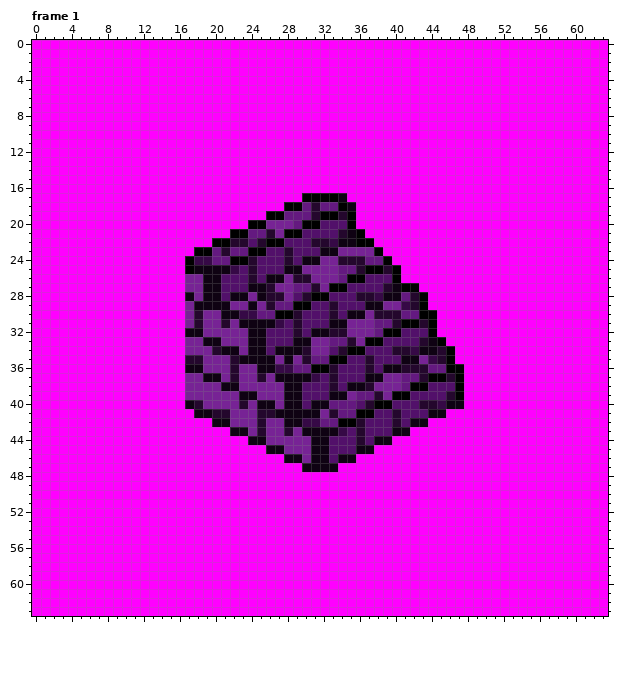
Pixel-art file -- lab07/Dungeons&Wumpus/_assets/tiles/Green/tile_ladder.ase. The picture above was drawn from the file before the commit.
64x64 pixels, 2 frames. Colours within 5 levels of each other are drawn and written as one. Shown: frame 1. The commit also changed other frames, which this record leaves out.
And afterwards:
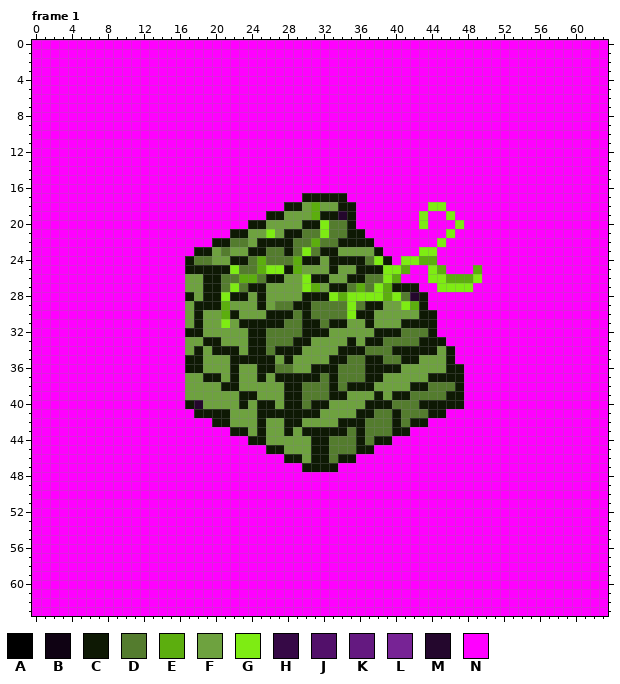
Palette (. is transparent): A #000000  B #0f0213  C #0e1904  D #547c2e  E #5cae0e  F #6ea23f  G #7eec13  H #360946  J #52106a  K #641980  L #772395  M #24072d  N #ff00ff
Changes in this commit:
--- frame 1, layer "Layer 5"
@@ x 15..51 @@
 16 NNNNNNNNNNNNNNNNNNNNNNNNNNNNNNNNNNNNN
-17 NNNNNNNNNNNNNNNAAAABNNNNNNNNNNNNNNNNN
-18 NNNNNNNNNNNNNAAKMKKABNNNNNNNNNNNNNNNN
-19 NNNNNNNNNNNAAKKKMAAMANNNNNNNNNNNNNNNN
-20 NNNNNNNNNAALLLKAAJJJANNNNNNNNNNNNNNNN
-21 NNNNNNNAAKKMLAAJJJJMBANNNNNNNNNNNNNNN
-22 NNNNNAAMMJMAAJJJMMHBBAANNNNNNNNNNNNNN
-23 NNNAAKMKKAAJJMJJJBBLLLLANNNNNNNNNNNNN
-24 NNAHHKKAAMJJJMJBBLLMMMKKANNNNNNNNNNNN
-25 NNABBBBHJMJJJBBLLLLKKMAAMANNNNNNNNNNN
-26 NNLLBBJJJMJBBLMMLLLKAAJJJANNNNNNNNNNN
-27 NNLLBBJJJBBMLLKKMLAAJJJJMBAANNNNNNNNN
-28 NNBLBBJBBLBMMLJMAAJJJMMHBBKMANNNNNNNN
-29 NNLBBBBLLBLMKKAAJJMJJJBBLLHMANNNNNNNN
-30 NNLMLLBBHHKKAAMJJJMJBBLMMMKKAANNNNNNN
-31 NNLMLLMLBBBBHJMJJJBBLLLKKMAAMANNNNNNN
-32 NNBBLLLLLBBJJJMJBBMMLLLKAAJJJANNNNNNN
-33 NNLLBBLLLBBJJJBBLLKKMLAAJJJJMBANNNNNN
-34 NNLLLMBBLBBJBBBMLLJMAAJJJMMHBBMANNNNN
-35 NNMMLLLMBBBBLBLMKKAAJJMJJJBBLHMANNNNN
-36 NNBBLLLMLLBBHHKKAAMJJJMJBBMMMKKAANNNN
-37 NNLLBBLMLLMLBBBBHJMJJJBBLLKKMAAMANNNN
-38 NNLLLLBBLLLLLBBJJJMJBBMLLLKAAJJJANNNN
-39 NNLLLLLLBBLLLBBJJJBBLKKMLAAJJJJMANNNN
-40 NNBMLLLLMLBBLBBJBBKKKJMAAJJJMMHBBNNNN
-41 NNNBBMMLLLMMBBBBBLMKKAAJJMJJJBBNNNNNN
-42 NNNNNBBLLLMLLBBHHKKAAMJJJMJBBNNNNNNNN
-43 NNNNNNNBBLMLLMLBBBBHJMJJJBBNNNNNNNNNN
-44 NNNNNNNNNBBLLLLLBBJJJMJBBNNNNNNNNNNNN
-45 NNNNNNNNNNNBBLLLBBJJJBBNNNNNNNNNNNNNN
-46 NNNNNNNNNNNNNBBLBBJBBNNNNNNNNNNNNNNNN
-47 NNNNNNNNNNNNNNNBBBBNNNNNNNNNNNNNNNNNN
+17 NNNNNNNNNNNNNNNCCCCCNNNNNNNNNNNNNNNNN
+18 NNNNNNNNNNNNNCCFEFFCCNNNNNNNNGGNNNNNN
+19 NNNNNNNNNNNCCFFFECCMCNNNNNNNGNNGNNNNN
+20 NNNNNNNNNCCFFFFCCGDDCNNNNNNNGNNNGNNNN
+21 NNNNNNNCCFFGFCCDDGDDCCNNNNNNNNNGNNNNN
+22 NNNNNCCDDFCCCCDDEDDCCCCNNNNNNNGNNNNNN
+23 NNNCCFDFFCCDDCDGDCCFFFFCNNNNGGNNNNNNN
+24 NNCDDFFCCDEDDDECCFCCCCDGCNGGEENNNNNNN
+25 NNCCCCCGDDEGGCEFFFCFFCCCGGENNGENNNENN
+26 NNFFCCDDEEDCCFFGCCFFCCDDGENNNGGEEEGNN
+27 NNFFCCDGDCCFFFFGEFCCDEDGECCCNNGGGGNNN
+28 NNCFCCGCCFCFFFFCCCGEGGGGEGDMCNNNNNNNN
+29 NNFCCCEFFFCFDDCCDDDDGDCCFFGECNNNNNNNN
+30 NNFCFFECFFFCCCDCDDDDGCCFFFFFCCNNNNNNN
+31 NNFCFFGFCCCCCDDCCDCCFFCFFFCCCCNNNNNNN
+32 NNCCFFFFFCCDDDDCCCFFFFFCCCDDDCNNNNNNN
+33 NNFFCCFFFCCDDDCCFFFFCFCCDDDDCCCNNNNNN
+34 NNFCFCCCFCCDCCCFFFFCCCDDDCCCCCFCNNNNN
+35 NNCCFFFCCCCCFCFFFFCCDDCCDDCCFFFCNNNNN
+36 NNCCFFFCFFCCDDFFCCCDDDCCCCFFFFFCCNNNN
+37 NNFFCCFCFFCFCCCCCDCDDDCCFFFFFCCCCNNNN
+38 NNFFFFCCFFFFFCCDDDCDCCCFFFFCCDDDCNNNN
+39 NNFFFFFFCCFFFCCDDDCCFFFCFCCDDDDCCNNNN
+40 NNCMFFFFCFCCFCCDCCFFFFCCCDDDCCCCCNNNN
+41 NNNCCCCFFFCCCCCCCFFFFCCDDCDDDCCNNNNNN
+42 NNNNNCCFFFCFFCCFFFFCCCDDDCDCCNNNNNNNN
+43 NNNNNNNCCFCFFCFCCCCCDCDDDCCNNNNNNNNNN
+44 NNNNNNNNNCCFFFFFCCDDDCDCCNNNNNNNNNNNN
+45 NNNNNNNNNNNCCFFFCCDDDCCNNNNNNNNNNNNNN
+46 NNNNNNNNNNNNNCCFCCDCCNNNNNNNNNNNNNNNN
+47 NNNNNNNNNNNNNNNCCCCNNNNNNNNNNNNNNNNNN
 48 NNNNNNNNNNNNNNNNNNNNNNNNNNNNNNNNNNNNN
